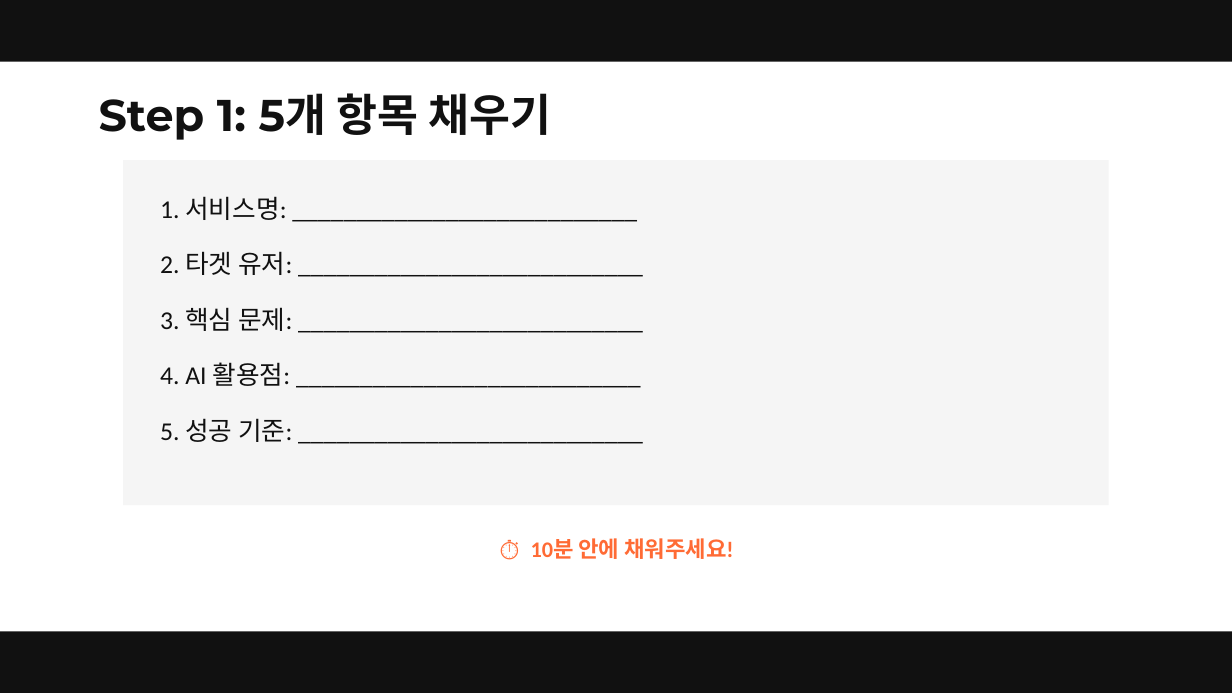
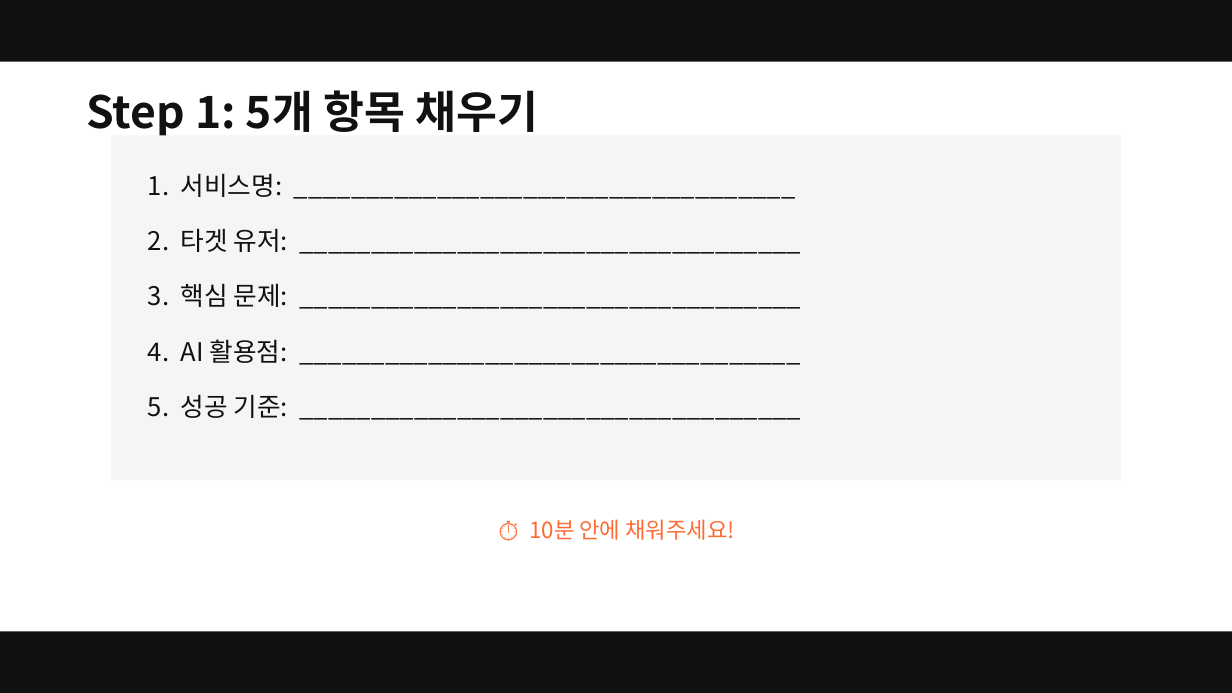
Before and after one commit to smilesjcha/ai-native-pm, a slide deck: slide 25 of projects/26Q3_Fastcampus-Lecture/assets/pptx/ai-native-pm-lecture.pptx (slide 20 before the commit). Drawn at 1232x693 pixels with LibreOffice and Linux fonts; fonts in the diff are those of the drawing. Boxes give left, top, right and bottom in pixels: in the first picture for what was removed or moved away, otherwise in the second. Text is boxed around its words. In the diff, an @@ line names an element or a change of style, - is before the commit and + after.

```diff
--- a/projects/26Q3_Fastcampus-Lecture/assets/pptx/ai-native-pm-lecture.pptx
+++ b/projects/26Q3_Fastcampus-Lecture/assets/pptx/ai-native-pm-lecture.pptx
@@ text "Step 1: 5개 항목 채우기": place and size @@
-text "Step 1: 5개 항목 채우기" at box(99, 93, 551, 140)
+text "Step 1: 5개 항목 채우기" at box(86, 90, 538, 136)
@@ text "Step 1: 5개 항목 채우기" at box(86, 90, 538, 136): font Montserrat to Noto Sans CJK KR @@
@@ rectangle: place and size @@
-rectangle at box(123, 160, 1109, 505)
+rectangle at box(111, 136, 1121, 480)
@@ text at box(148, 173, 283, 197): text changed; font Calibri to Noto Sans CJK KR @@
-1. 서비스명: ___________________________
+1. 서비스명: ___________________________________
@@ text at box(148, 228, 288, 252): text changed; font Calibri to Noto Sans CJK KR @@
-2. 타겟 유저: ___________________________
+2. 타겟 유저: ___________________________________
@@ text at box(148, 283, 288, 307): text changed; font Calibri to Noto Sans CJK KR @@
-3. 핵심 문제: ___________________________
+3. 핵심 문제: ___________________________________
@@ text at box(148, 339, 288, 363): text changed; font Calibri to Noto Sans CJK KR @@
-4. AI 활용점: ___________________________
+4. AI 활용점: ___________________________________
@@ text at box(148, 394, 288, 418): text changed; font Calibri to Noto Sans CJK KR @@
-5. 성공 기준: ___________________________
+5. 성공 기준: ___________________________________
@@ text "⏱ 10분 안에 채워주세요!": place and size @@
-text "⏱ 10분 안에 채워주세요!" at box(578, 538, 733, 559)
+text "⏱ 10분 안에 채워주세요!" at box(580, 519, 734, 540)
@@ text "⏱ 10분 안에 채워주세요!" at box(580, 519, 734, 540): font Calibri to Noto Sans CJK KR, bold off @@
```
Also in this commit, not shown: 25 other slides changed, 7 slides added, 1 other file.
